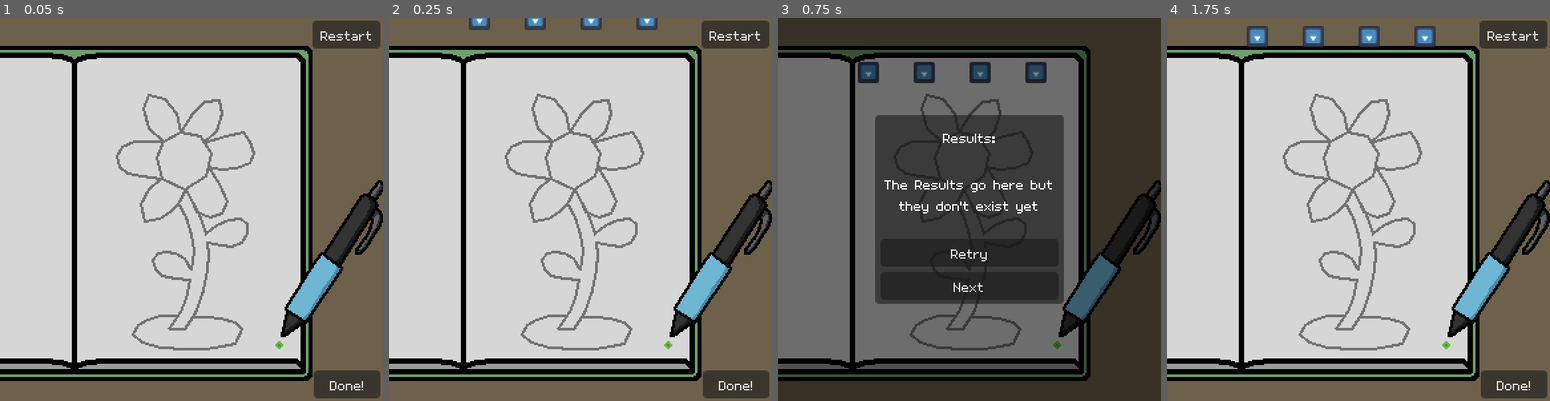
Above: before the commit, frames 1-4 (left to right).
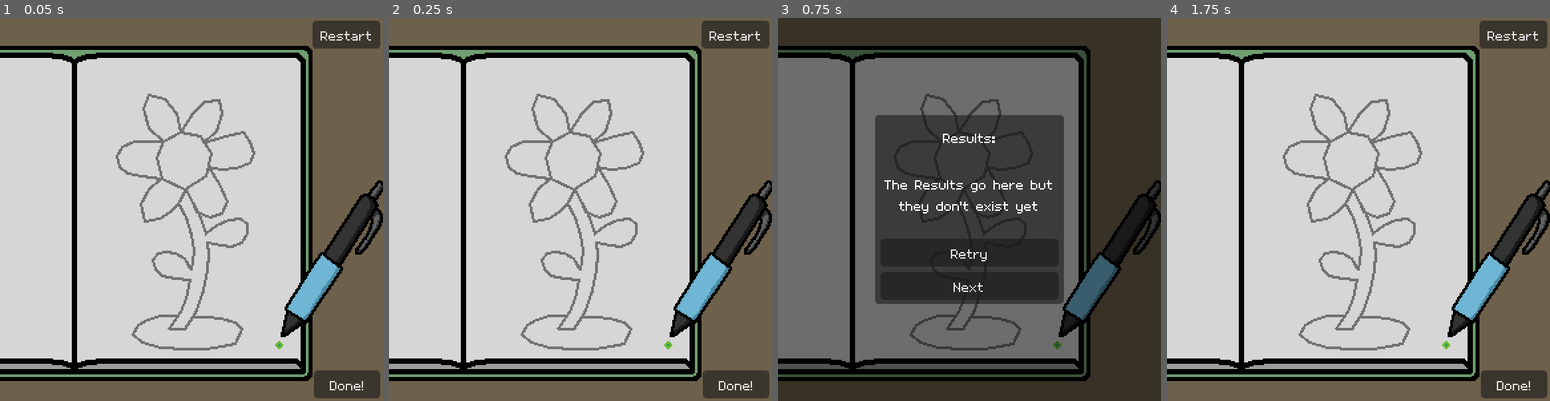
Above: after the commit, the same moments.

Repository: kennethbchen/Bullet-Journal-Game
Game: Godot game, scene res://Level.tscn
Same seed, same stepped clock (60 frames per second), same inputs: the game is played once before the commit and once after it. The engine's default icon, where the game draws it, is replaced by a stand-in: a white triangle on a blue panel in a dark square.
Inputs:
- Up to frame 1 (0.05 s): no input
- Up to frame 2 (0.25 s): no input
- Up to frame 3 (0.75 s): click "Done!" at 0.5 s
- Up to frame 4 (1.75 s): click "Retry" at 1.25 s

Frame 1 is identical in both runs. In frame 2, 0.7% of the frame differs, in the area x 20-71%, y 0-4%; in frame 3, 1.2%; in frame 4, 1.2%, in the area x 20-71%, y 2-8%.

Commit message:
Made game not start until the pen is picked up for the first time

Diff:
--- a/Level.tscn
+++ b/Level.tscn
@@ -213,7 +213,6 @@
 
 [node name="ProjectileGenerator" type="Node2D" parent="." node_paths=PackedStringArray("projectile_parent")]
 script = ExtResource("3_ep5s1")
-run_forever = true
 projectile_parent = NodePath("ProjectileParent")
 steps = Array[ExtResource("5_tsiwy")]([SubResource("Resource_2w8dj"), SubResource("Resource_6wutw")])
 
@@ -300,9 +299,11 @@
 
 [connection signal="game_ended" from="." to="ProjectileGenerator" method="_on_game_ended"]
 [connection signal="game_ended" from="." to="Player" method="_on_game_ended"]
+[connection signal="game_started" from="." to="ProjectileGenerator" method="_on_game_started"]
 [connection signal="pressed" from="ResultsUI/ResultsPanel/VBoxContainer/RestartLevelButton" to="." method="_on_restart_button_pressed"]
 [connection signal="pressed" from="ResultsUI/ResultsPanel/VBoxContainer/NextButton" to="." method="_on_next_button_pressed"]
 [connection signal="pressed" from="GameUI/DoneButton" to="." method="_on_done_button_pressed"]
 [connection signal="pressed" from="GameUI/RestartButton" to="." method="_on_restart_button_pressed"]
+[connection signal="pen_grabbed" from="Player" to="." method="_on_pen_grabbed"]
 [connection signal="left_mouse_pressed" from="Player/MouseInputHandler" to="Player" method="_on_left_mouse_pressed"]
 [connection signal="left_mouse_released" from="Player/MouseInputHandler" to="Player" method="_on_left_mouse_released"]
--- a/Scripts/BulletHell/ProjectileGenerator.gd
+++ b/Scripts/BulletHell/ProjectileGenerator.gd
@@ -18,13 +18,13 @@
 func _process(delta):
 
 	if run_forever and not running:
-		start()
+		run()
 
 func stop():
 	should_stop = true
 	run_forever = false
 
-func start():
+func run():
 
 	if running: return
 
@@ -82,5 +82,9 @@
 
 	running = false
 
+func _on_game_started():
+	await get_tree().create_timer(2).timeout
+	run_forever = true
+
 func _on_game_ended():
 	stop()
--- a/Scripts/Level.gd
+++ b/Scripts/Level.gd
@@ -1,9 +1,12 @@
 extends Node2D
 
+enum STATE {NOT_STARTED, STARTED, ENDED}
 @export var next_scene: PackedScene
 
 @onready var game_ui = $GameUI
 @onready var results_ui = $ResultsUI
+
+var current_state = STATE.NOT_STARTED
 
 signal game_started()
 signal game_ended()
@@ -14,14 +17,18 @@
 
 func start_game():
 	game_started.emit()
+	current_state = STATE.STARTED
 
 func end_game():
 	game_ended.emit()
 	game_ui.hide()
 	results_ui.show()
+	current_state = STATE.ENDED
 
 func _on_done_button_pressed():
-	end_game()
+
+	if current_state != STATE.ENDED:
+		end_game()
 
 func _on_restart_button_pressed():
 	get_tree().reload_current_scene()
@@ -30,5 +37,7 @@
 	if next_scene != null:
 		get_tree().change_scene_to_packed(next_scene)
 
-func _on_reset_pen_button_pressed():
-	pass
+func _on_pen_grabbed():
+
+	if current_state == STATE.NOT_STARTED:
+		start_game()
